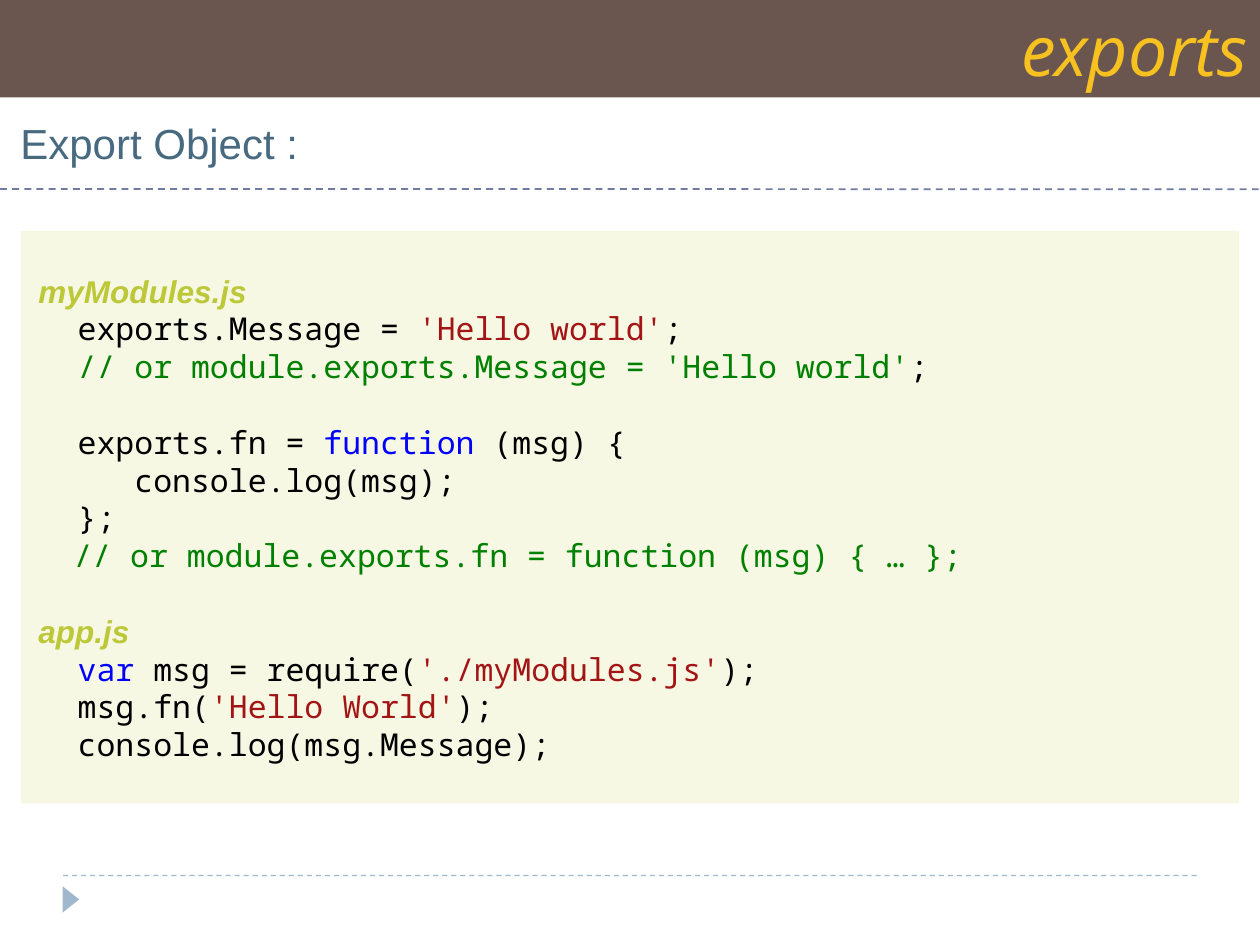
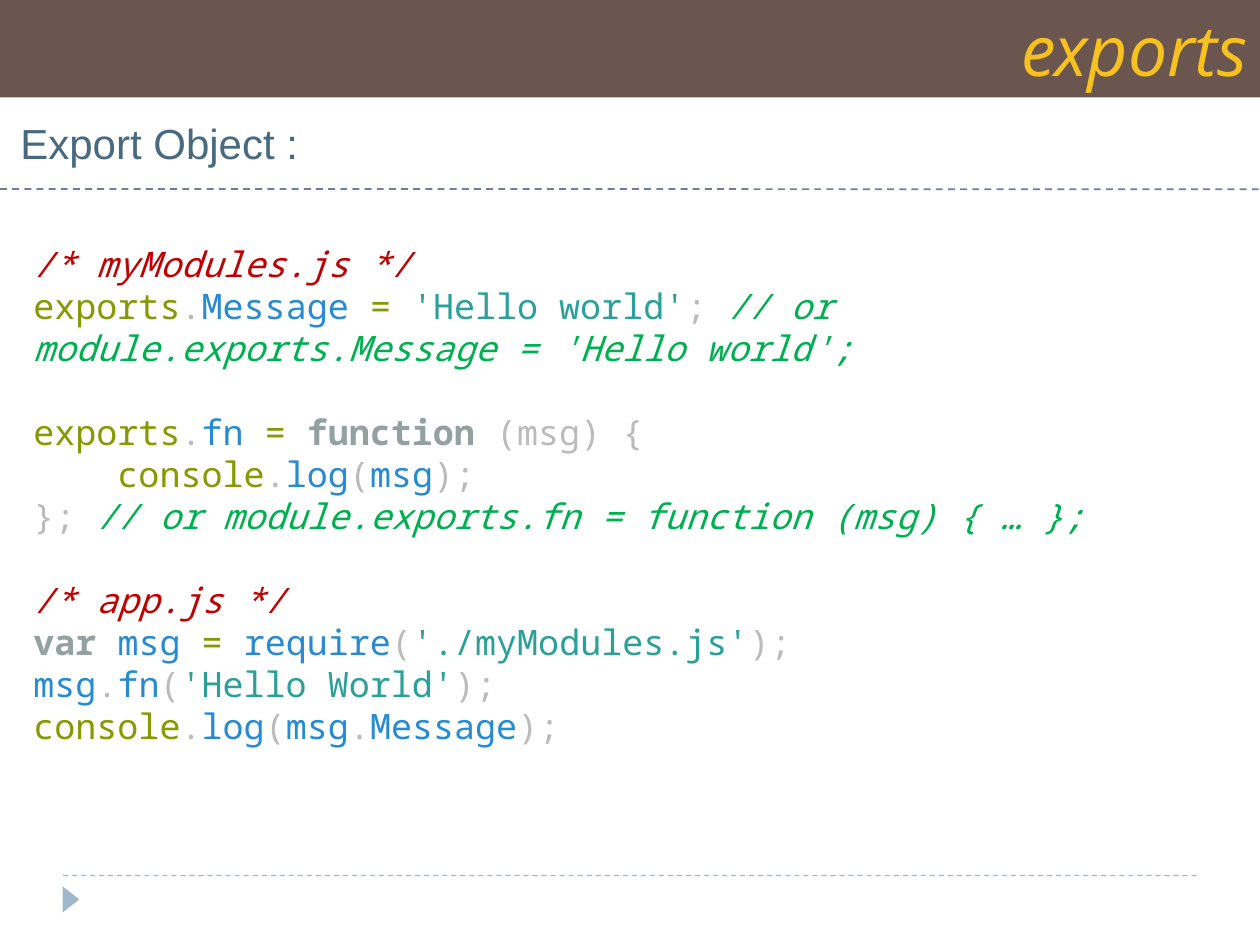
Before and after one commit to Saleel-Bagde/PPT-s, a slide deck: slide 16 of NodeJS.pptx. Drawn at 1260x945 pixels with LibreOffice and Linux fonts; fonts in the diff are those of the drawing. Boxes give left, top, right and bottom in pixels: in the first picture for what was removed or moved away, otherwise in the second. Text is boxed around its words. In the diff, an @@ line names an element or a change of style, - is before the commit and + after.

```diff
--- a/NodeJS.pptx
+++ b/NodeJS.pptx
@@ text "/* myModules.js */": place and size @@
-text "/* myModules.js */" at box(21, 231, 1240, 803)
+text "/* myModules.js */" at box(33, 250, 937, 748)
@@ text "/* myModules.js */" at box(33, 250, 937, 748): vertical alignment middle to top; fill #F6F8E4 to none @@
@@ text at box(33, 250, 853, 370): text changed; size 18 to 20 pt; text colour #008000 to #00B050; italic on @@
-myModules.js
-exports.Message = 'Hello world';
-// or module.exports.Message = 'Hello world';
+/* myModules.js */
+exports.Message = 'Hello world'; // or module.exports.Message = 'Hello world';
@@ text at box(33, 418, 791, 748): size 18 to 20 pt in "exports.fn = function (msg) {", "console.log(msg);", "var msg = require('./myModules.js');", "msg.fn('Hello World');" and 1 more places; text colour #000000 to #859900 in "exports.fn =", "console.log(msg);", "=", "console.log(msg.Message);"; text colour #000000 to #BBBBBB in "exports.fn (msg) {", "console.log(msg);", "require('./myModules.js');", "msg.fn('Hello World');" and 1 more places; text colour #000000 to #268BD2 in "exports.fn", "console.log(msg);", "msg require('./myModules.js');", "msg.fn('Hello" and 1 more places; text colour #0000FF to #93A1A1, bold on in "function", "var"; text colour #A31515 to #2AA198 in "require('./myModules.js');", "msg.fn('Hello World');" @@
@@ text at box(96, 495, 937, 622): text changed; size 18 to 20 pt; text colour #008000 to #00B050; italic on @@
-};
-// or module.exports.fn = function (msg) { … };
-app.js
+}; // or module.exports.fn = function (msg) { … };
+/* app.js */
```
Also in this commit, not shown: 4 other slides changed, 1 slide added, 3 other files.
